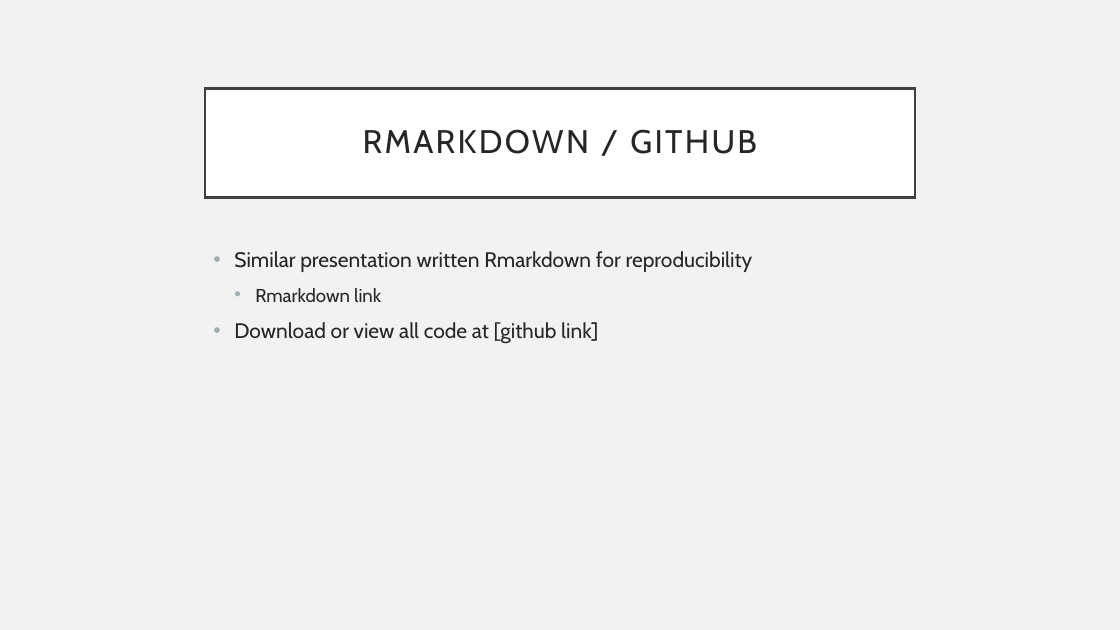
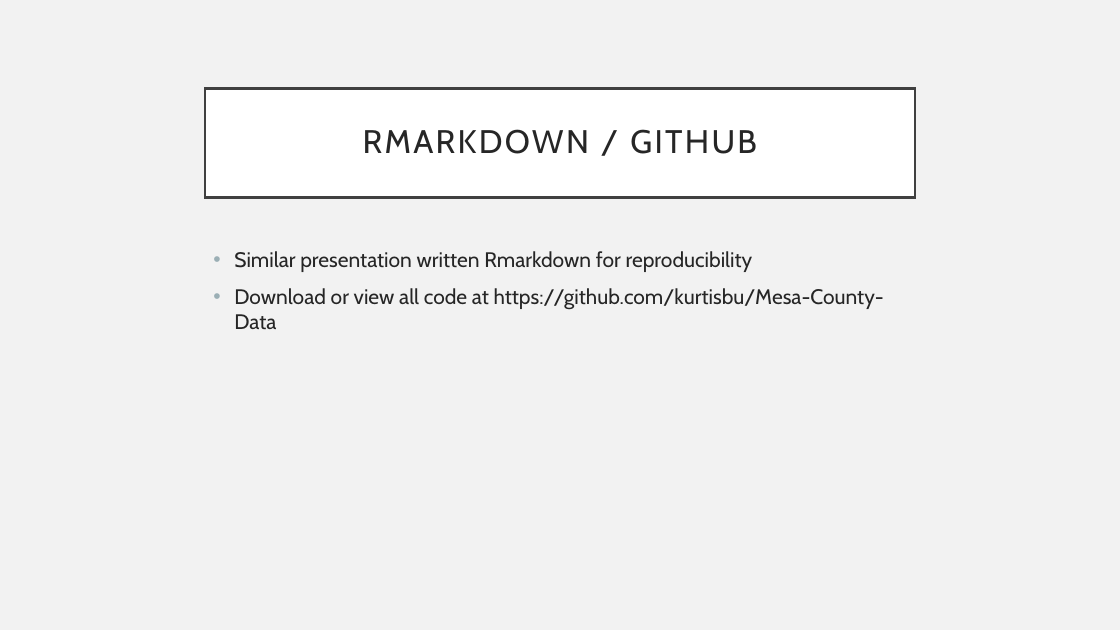
Before and after one commit to kurtisbu/Mesa-County-Data, a slide deck: slide 14 of Intrerview Presentation.pptx. Drawn at 1120x630 pixels with LibreOffice and Linux fonts; fonts in the diff are those of the drawing. Boxes give left, top, right and bottom in pixels: in the first picture for what was removed or moved away, otherwise in the second. Text is boxed around its words. In the diff, an @@ line names an element or a change of style, - is before the commit and + after.

```diff
--- a/Intrerview Presentation.pptx
+++ b/Intrerview Presentation.pptx
@@ text at box(234, 288, 884, 330): text changed @@
-  • Rmarkdown link
-• Download or view all code at [github link]
+• Download or view all code at https://github.com/kurtisbu/Mesa-County-Data
```
Also in this commit, not shown: 9 other slides changed, 2 other files.
